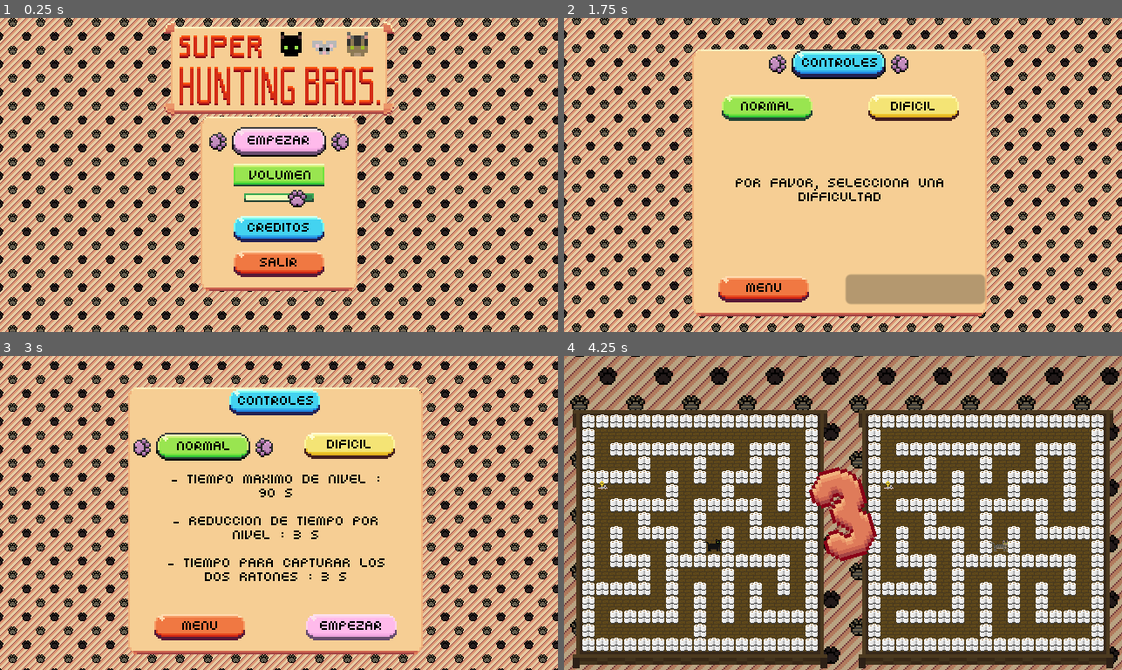
Above: before the commit, frames 1-4 (two rows, left to right).
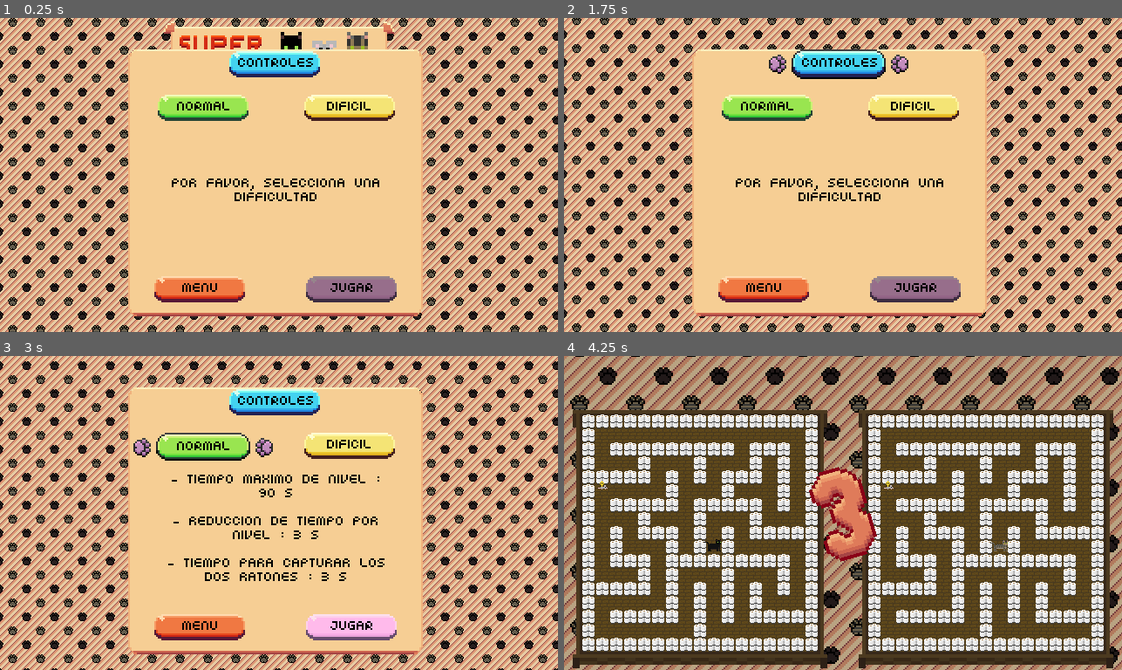
Above: after the commit, the same moments.

Repository: AbocadosProductions/SuperHuntingBrothers
Game: Godot game, scene res://Scenes/main_menu.tscn
Two runs of this game, one before a commit and one after it. Both use one fixed random seed, a clock stepped at 60 frames per second and the inputs below. The project has no main scene, so this scene is started directly.
Inputs (mouse positions are in pixels of both pictures, inside the frame that each line leads up to):
- Up to frame 1 (0.25 s): no input
- Up to frame 2 (1.75 s): click (764, 288) at 0.52 s; click (843, 140) at 1.25 s
- Up to frame 3 (3 s): click (200, 443) at 2 s; click (200, 443) at 2.75 s
- Up to frame 4 (4.25 s): click (915, 626) at 3.5 s

The runs differ from the first frame. In frame 1, 26% of the frame differs, in the area x 22-76%, y 10-95%; in frame 2, 2.4%; in frame 3, 0.1%; in frame 4, nothing differs.

Commit message:
Added the play button theme

Diff:
--- a/SuperHuntingBrothersGodot/Scenes/main_menu.tscn
+++ b/SuperHuntingBrothersGodot/Scenes/main_menu.tscn
@@ -179,7 +179,6 @@
 toggle_mode = true
 
 [node name="difficulty_menu" type="Node2D" parent="."]
-visible = false
 position = Vector2(-4, -101)
 script = ExtResource("9_8phu2")
 
@@ -226,31 +225,6 @@
 size_flags_horizontal = 4
 size_flags_vertical = 4
 theme_type_variation = &"Button_Hard"
-toggle_mode = true
-
-[node name="start_game_button" type="Button" parent="difficulty_menu/Panel"]
-custom_minimum_size = Vector2(80, 17)
-layout_mode = 2
-offset_left = 88.0
-offset_top = 129.0
-offset_right = 168.0
-offset_bottom = 146.0
-size_flags_horizontal = 4
-size_flags_vertical = 4
-theme_type_variation = &"Button_Play"
-disabled = true
-toggle_mode = true
-
-[node name="back_menu" type="Button" parent="difficulty_menu/Panel"]
-custom_minimum_size = Vector2(80, 17)
-layout_mode = 2
-offset_left = 1.0
-offset_top = 128.5
-offset_right = 81.0
-offset_bottom = 145.5
-size_flags_horizontal = 4
-size_flags_vertical = 4
-theme_type_variation = &"Button_Menu"
 toggle_mode = true
 
 [node name="difficulty_label" type="Label" parent="difficulty_menu/Panel"]
@@ -265,6 +239,31 @@
 autowrap_mode = 3
 text_overrun_behavior = 2
 
+[node name="back_menu" type="Button" parent="difficulty_menu/Panel"]
+custom_minimum_size = Vector2(80, 17)
+layout_mode = 2
+offset_left = 1.0
+offset_top = 128.5
+offset_right = 81.0
+offset_bottom = 145.5
+size_flags_horizontal = 4
+size_flags_vertical = 4
+theme_type_variation = &"Button_Menu"
+toggle_mode = true
+
+[node name="start_game_button" type="Button" parent="difficulty_menu/Panel"]
+custom_minimum_size = Vector2(80, 17)
+layout_mode = 2
+offset_left = 88.0
+offset_top = 129.0
+offset_right = 168.0
+offset_bottom = 146.0
+size_flags_horizontal = 4
+size_flags_vertical = 4
+theme_type_variation = &"Button_Jugar"
+disabled = true
+toggle_mode = true
+
 [node name="Timer" type="Timer" parent="difficulty_menu"]
 wait_time = 0.25
 one_shot = true
--- a/SuperHuntingBrothersGodot/Sprites/UI_Themes/UI_Theme.tres
+++ b/SuperHuntingBrothersGodot/Sprites/UI_Themes/UI_Theme.tres
@@ -104,6 +104,27 @@
 [sub_resource type="StyleBoxTexture" id="StyleBoxTexture_1dggh"]
 texture = ExtResource("2_iexnn")
 region_rect = Rect2(176, 189, 80, 17)
+
+[sub_resource type="StyleBoxTexture" id="StyleBoxTexture_3lj0w"]
+texture = ExtResource("2_iexnn")
+region_rect = Rect2(0, 231, 80, 17)
+modulate_color = Color(0.592157, 0.592157, 0.592157, 1)
+
+[sub_resource type="StyleBoxTexture" id="StyleBoxTexture_ma707"]
+texture = ExtResource("2_iexnn")
+region_rect = Rect2(80, 231, 80, 17)
+
+[sub_resource type="StyleBoxTexture" id="StyleBoxTexture_b08y8"]
+texture = ExtResource("2_iexnn")
+region_rect = Rect2(0, 231, 80, 17)
+
+[sub_resource type="StyleBoxTexture" id="StyleBoxTexture_mtdwp"]
+texture = ExtResource("2_iexnn")
+region_rect = Rect2(0, 231, 80, 17)
+
+[sub_resource type="StyleBoxTexture" id="StyleBoxTexture_ktn4f"]
+texture = ExtResource("2_iexnn")
+region_rect = Rect2(176, 231, 80, 17)
 
 [sub_resource type="StyleBoxTexture" id="StyleBoxTexture_bxvch"]
 texture = ExtResource("2_iexnn")
@@ -316,6 +337,12 @@
 Button_Hard/styles/hover = SubResource("StyleBoxTexture_jljeh")
 Button_Hard/styles/normal = SubResource("StyleBoxTexture_jn780")
 Button_Hard/styles/pressed = SubResource("StyleBoxTexture_1dggh")
+Button_Jugar/base_type = &"Button"
+Button_Jugar/styles/disabled = SubResource("StyleBoxTexture_3lj0w")
+Button_Jugar/styles/focus = SubResource("StyleBoxTexture_ma707")
+Button_Jugar/styles/hover = SubResource("StyleBoxTexture_b08y8")
+Button_Jugar/styles/normal = SubResource("StyleBoxTexture_mtdwp")
+Button_Jugar/styles/pressed = SubResource("StyleBoxTexture_ktn4f")
 Button_Menu/base_type = &"Button"
 Button_Menu/styles/focus = SubResource("StyleBoxTexture_bxvch")
 Button_Menu/styles/hover = SubResource("StyleBoxTexture_bcf4v")
--- a/SuperHuntingBrothersGodot/save_data.tres
+++ b/SuperHuntingBrothersGodot/save_data.tres
@@ -18,4 +18,4 @@
 "Easy": 0,
 "Normal": 4
 }
-difficulty = "Normal"
+difficulty = ""
Not shown: 1 places in SuperHuntingBrothersGodot/Scenes/main_menu.tscn that only renumber resources
Binary file changed: SuperHuntingBrothersGodot/Sprites/UI/Button_All.png
Not shown: 2 places in SuperHuntingBrothersGodot/Sprites/UI_Themes/UI_Theme.tres that only renumber resources
